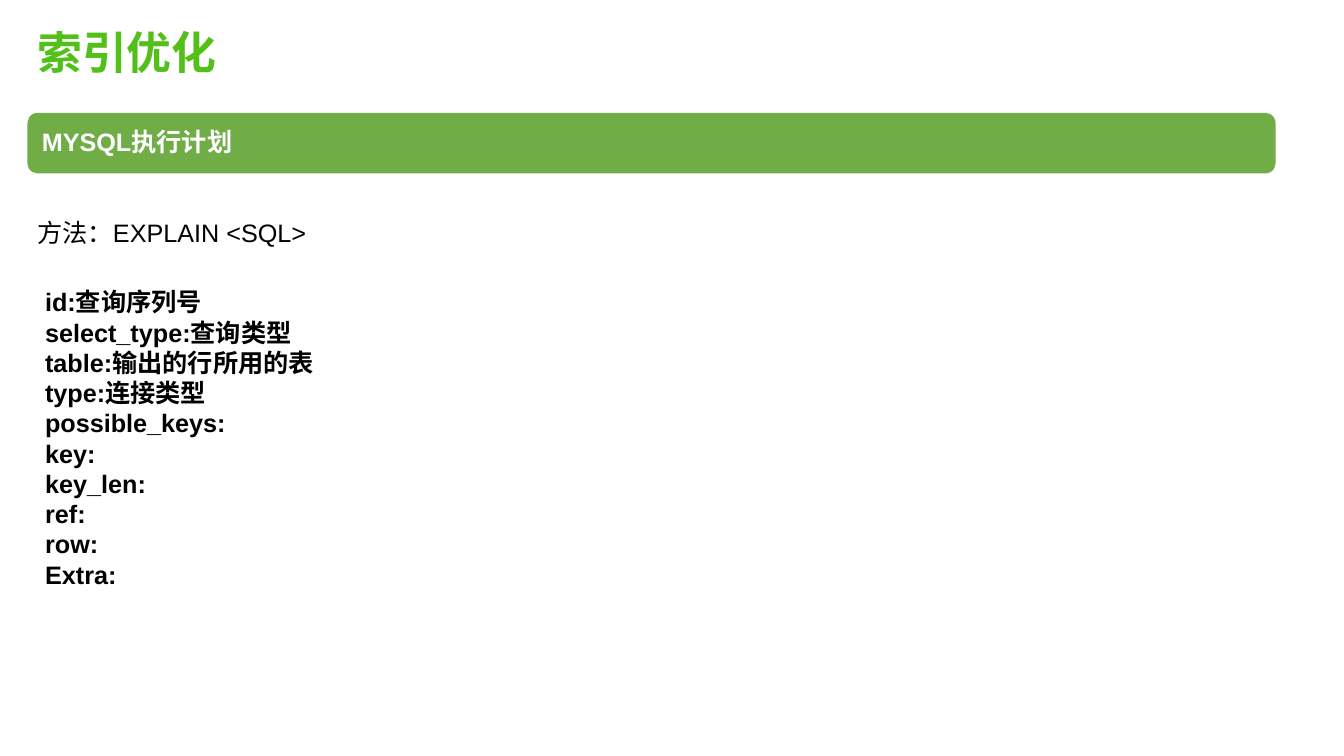
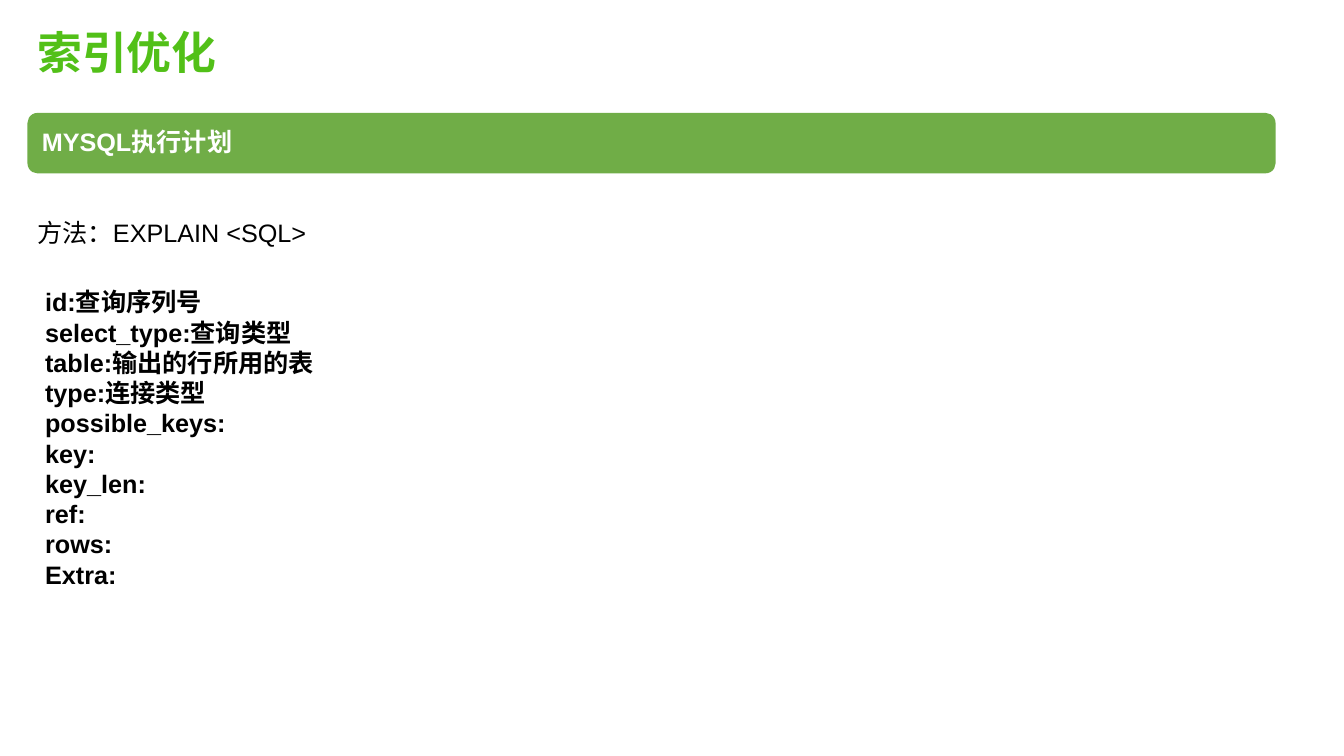
Before and after one commit to robertchengzy/kata, a slide deck: slide 19 of mysql-index.pptx. Drawn at 1344x756 pixels with LibreOffice and Linux fonts; fonts in the diff are those of the drawing. Boxes give left, top, right and bottom in pixels: in the first picture for what was removed or moved away, otherwise in the second. Text is boxed around its words. In the diff, an @@ line names an element or a change of style, - is before the commit and + after.

Commit message:
study

```diff
--- a/mysql-index.pptx
+++ b/mysql-index.pptx
@@ text at (45, 539, 112, 554): text changed @@
-row:
+rows:
```
